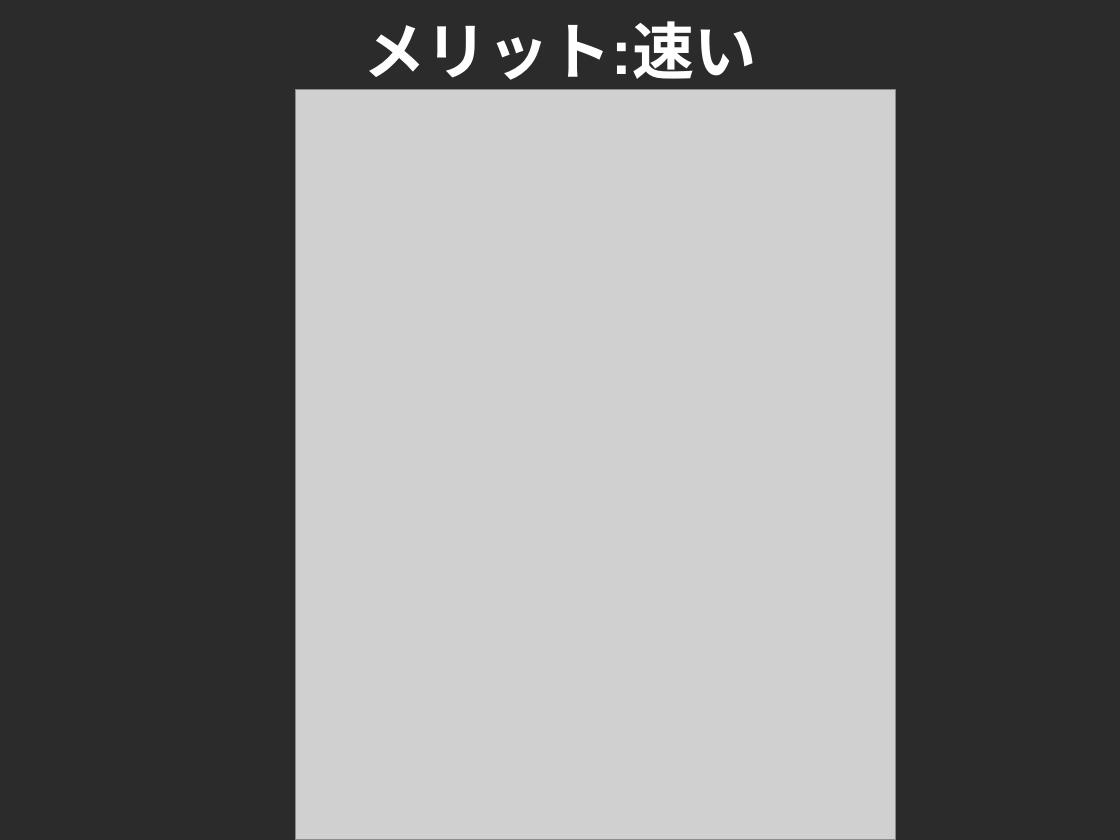
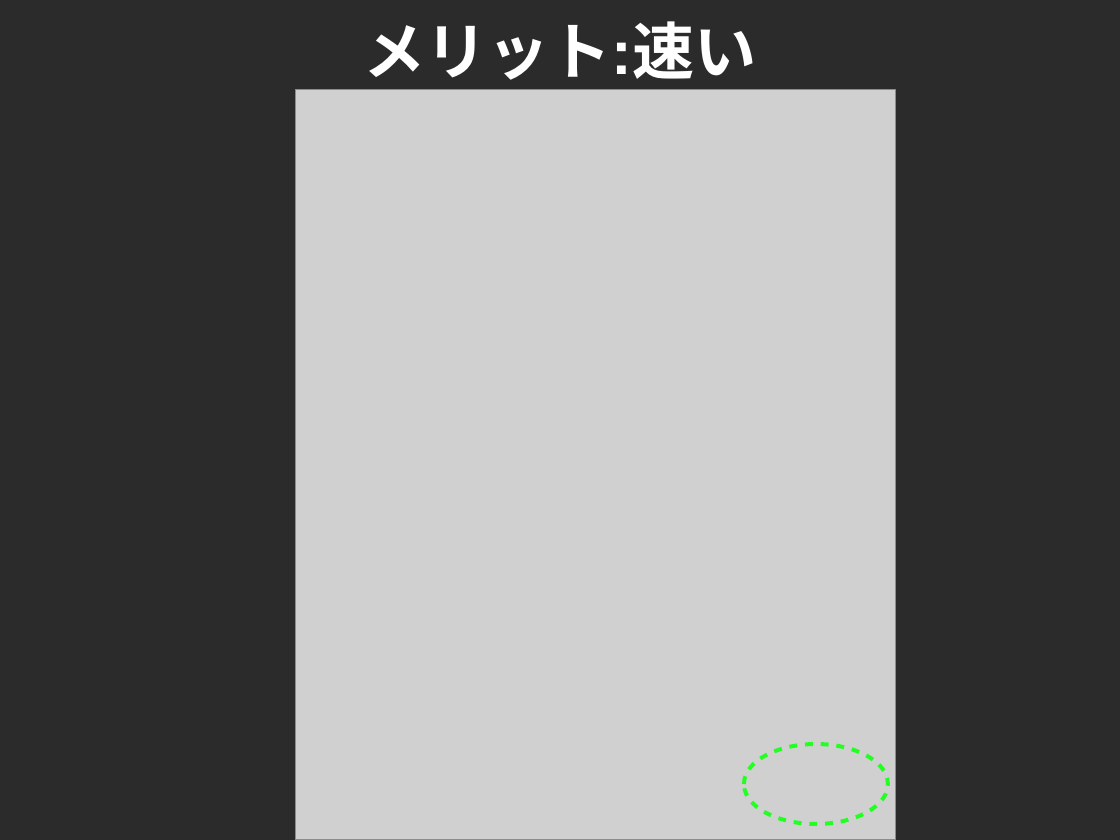
Before and after one commit to cutsea110/cross-slide, a slide deck: slide 22 of CROSS-Yesod.odp (slide 23 before the commit). Drawn at 1120x840 pixels with LibreOffice and Linux fonts; fonts in the diff are those of the drawing; grey boxes stand for pictures; background and template pictures are left out; a plain dark background stands for a picture behind light text. Boxes give left, top, right and bottom in pixels: in the first picture for what was removed or moved away, otherwise in the second. Text is boxed around its words. In the diff, an @@ line names an element or a change of style, - is before the commit and + after.

```diff
--- a/CROSS-Yesod.odp
+++ b/CROSS-Yesod.odp
@@ ellipse added at <box>744,744,888,824</box>, outline #23FF23 2.83 pt @@
```
Also in this commit, not shown: 23 other slides changed, 2 slides removed, 1 other file.
